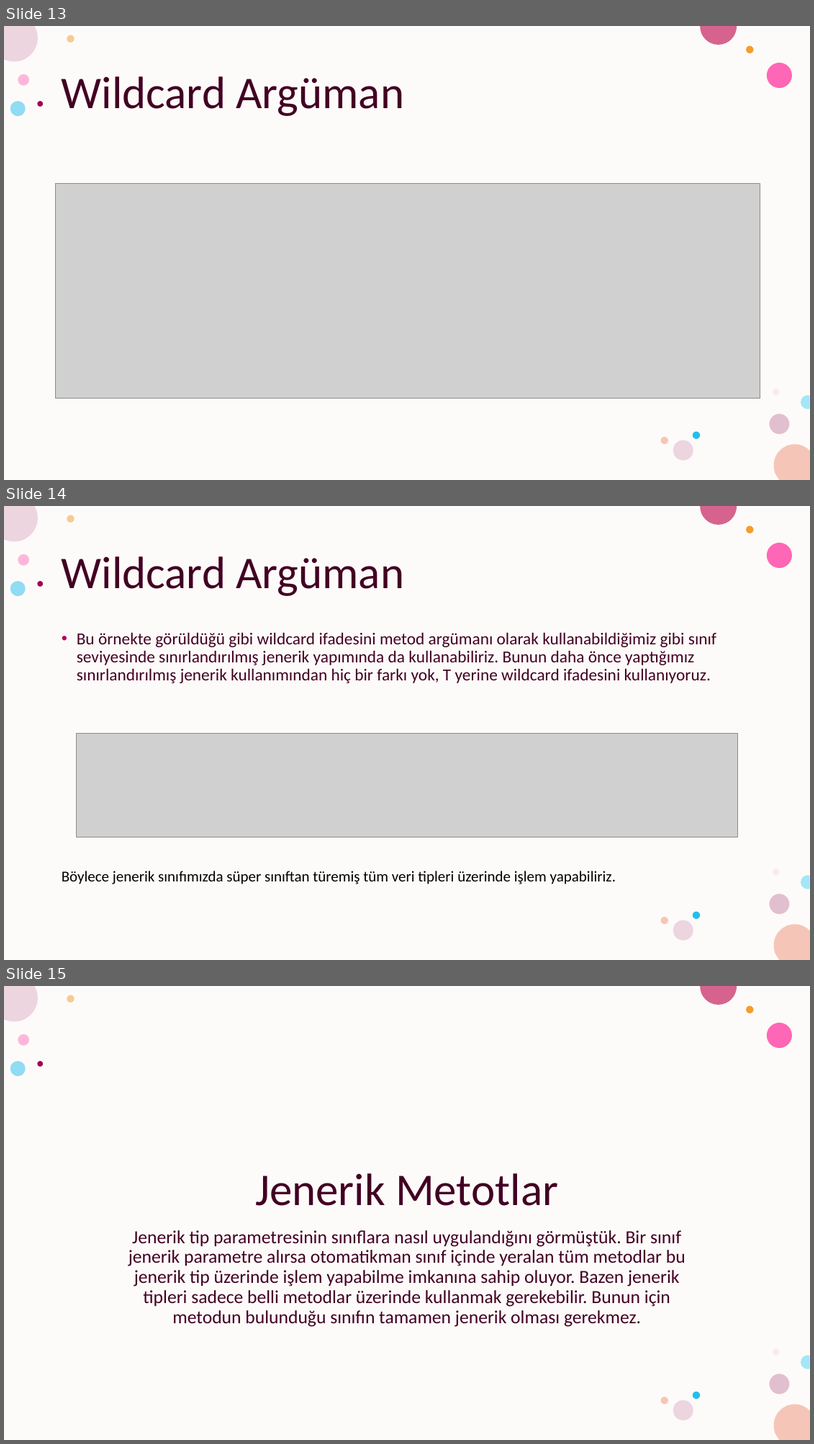
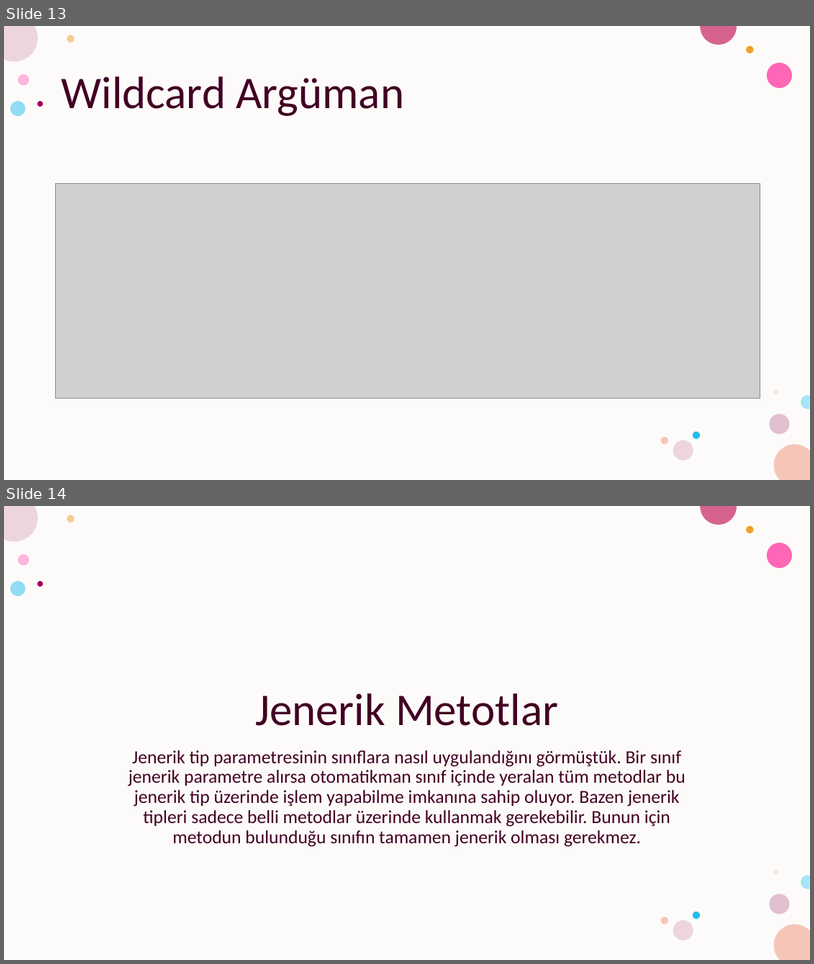
Before and after one commit to burakduman-bilgeadam/sunum, a slide deck: generics.pptx. Shown one above the other, each under a label of ours: slides 13, 14 and 15 before the commit, slides 13 and 14 after it. The pictures are 814x1444 and 814x964 pixels, drawn with LibreOffice and Linux fonts; fonts in the diff are those of the drawing; grey boxes stand for pictures. Boxes give left, top, right and bottom in pixels: in the first picture for what was removed or moved away, otherwise in the second. Text is boxed around its words. In the diff, an @@ line names an element or a change of style, - is before the commit and + after.

Commit message:
generics.pptx + SQL.pptx

```diff
--- a/generics.pptx
+++ b/generics.pptx
@@ slide 14 removed at bbox=[4, 506, 810, 960], background #FFFFFF; not listed: 16 template elements that a slide beside it also shows @@
@@ title removed at bbox=[62, 556, 404, 596] @@
-Wildcard Argüman
@@ text removed at bbox=[77, 632, 717, 683] @@
-• Bu örnekte görüldüğü gibi wildcard ifadesini metod argümanı olarak kullanabildiğimiz gibi sınıf seviyesinde sınırlandırılmış jenerik yapımında da kullanabiliriz. Bunun daha önce yaptığımız sınırlandırılmış jenerik kullanımından hiç bir farkı yok, T yerine wildcard ifadesini kullanıyoruz.
@@ picture removed at bbox=[77, 733, 738, 837] @@
@@ text removed at bbox=[62, 870, 616, 884] @@
-Böylece jenerik sınıfımızda süper sınıftan türemiş tüm veri tipleri üzerinde işlem yapabiliriz.
@@ what was slide 15 is now slide 14 @@
```
Also in this commit, not shown: 1 other file.
